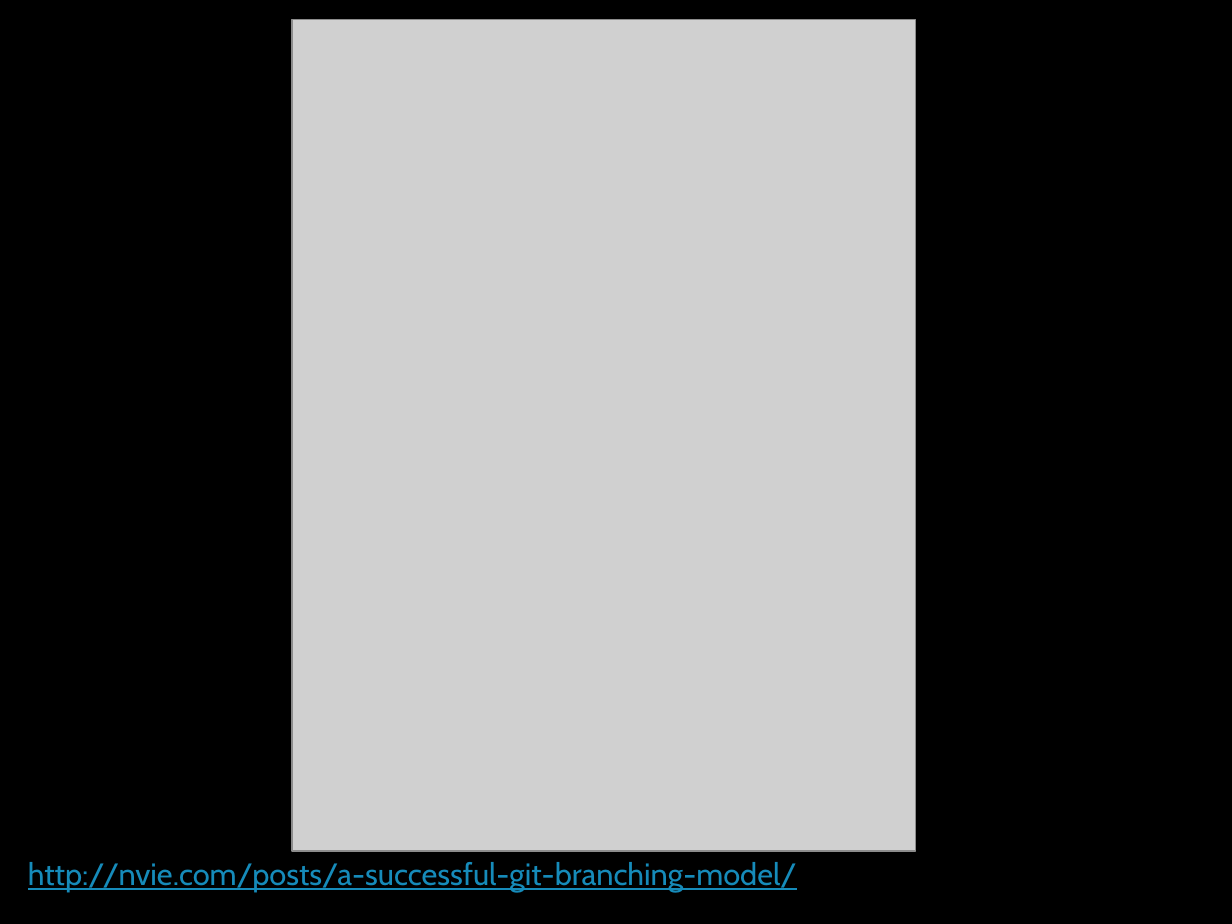
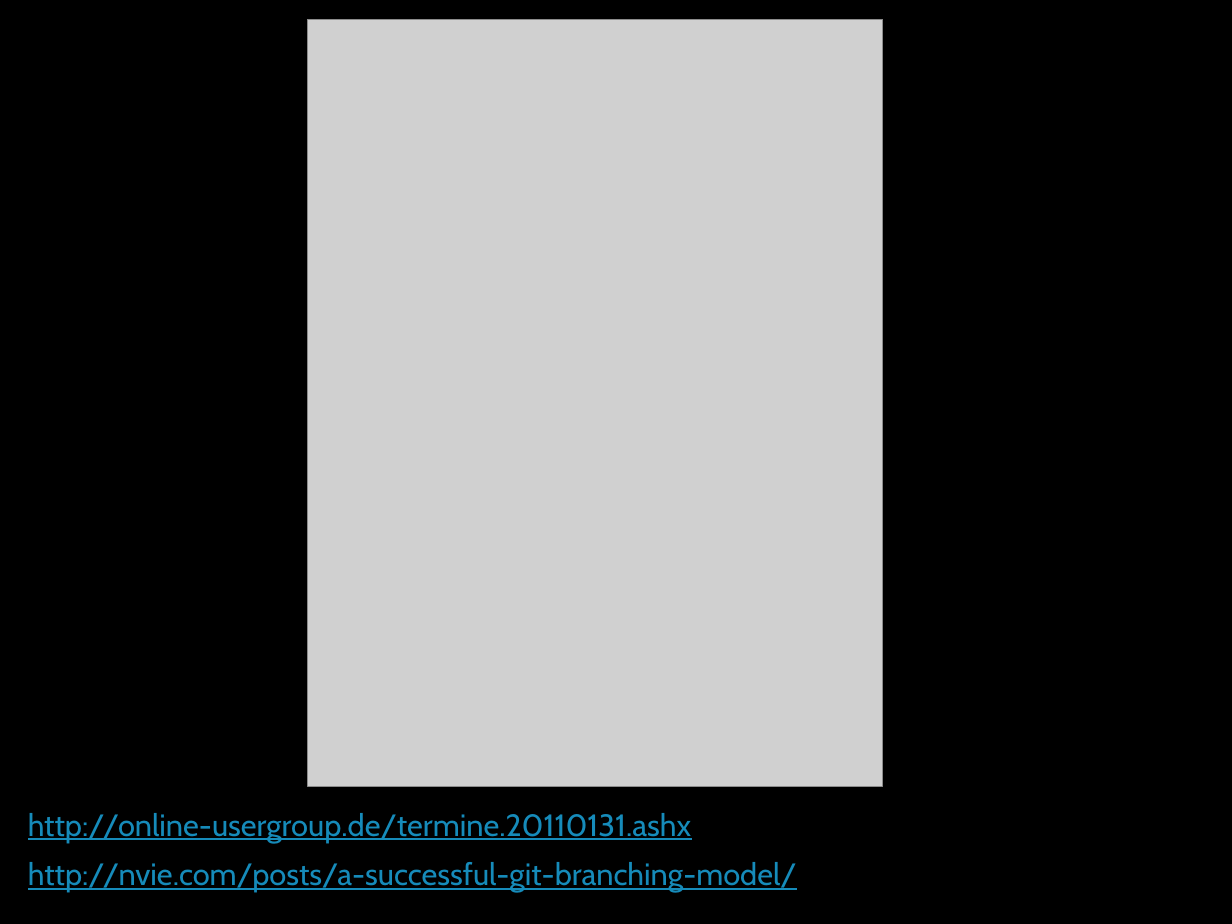
Before and after one commit to forki/GitTalk, a slide deck: slide 42 of GitTalk.pptx. Drawn at 1232x924 pixels with LibreOffice and Linux fonts; fonts in the diff are those of the drawing; grey boxes stand for pictures. Boxes give left, top, right and bottom in pixels: in the first picture for what was removed or moved away, otherwise in the second. Text is boxed around its words. In the diff, an @@ line names an element or a change of style, - is before the commit and + after.

Commit message:
Cleanup slides

```diff
--- a/GitTalk.pptx
+++ b/GitTalk.pptx
@@ picture: place and size @@
-picture at (292,20,915,851)
+picture at (308,20,883,786)
@@ text added at (28,813,691,842), 18 pt, text #168BBA, underline @@
+http://online-usergroup.de/termine.20110131.ashx
```
